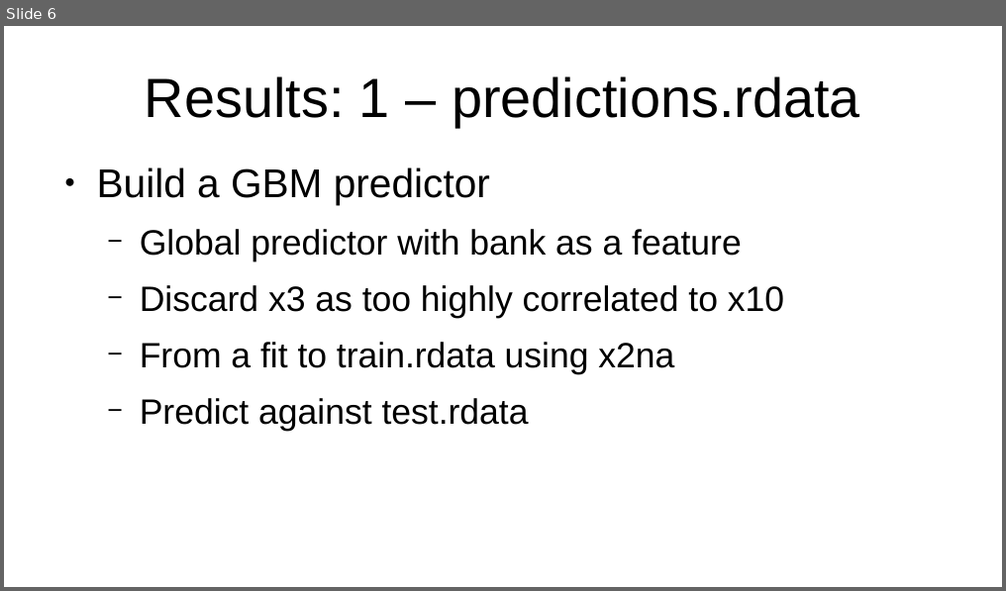
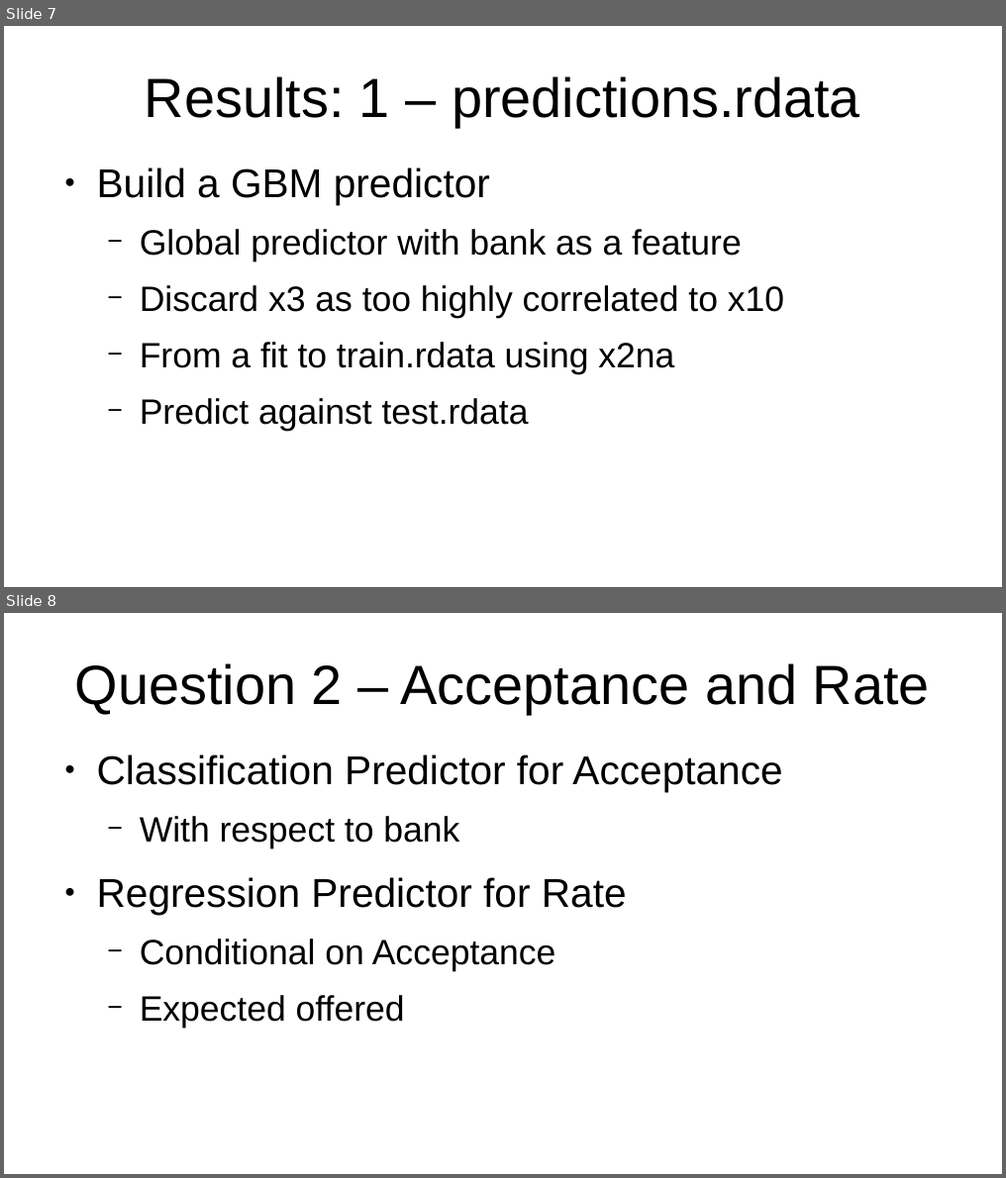
Before and after one commit to eepgwde/pyeg0, a slide deck: caret/classr1/smava00.odp. Shown one above the other, each under a label of ours: slide 6 before the commit, slides 7 and 8 after it. The pictures are 1006x591 and 1006x1178 pixels, drawn with LibreOffice and Linux fonts; fonts in the diff are those of the drawing. Boxes give left, top, right and bottom in pixels: in the first picture for what was removed or moved away, otherwise in the second. Text is boxed around its words. In the diff, an @@ line names an element or a change of style, - is before the commit and + after.

```diff
--- a/caret/classr1/smava00.odp
+++ b/caret/classr1/smava00.odp
@@ slide 8 added at box(4, 613, 1002, 1174), background #FFFFFF @@
@@ title added at box(75, 663, 930, 714), 44 pt, text #000000 @@
+Question 2 – Acceptance and Rate
@@ text added at box(97, 755, 782, 1028), 32 pt, text #000000 @@
+● Classification Predictor for Acceptance
+  − With respect to bank
+● Regression Predictor for Rate
+  − Conditional on Acceptance
+  − Expected offered
@@ what was slide 6 is now slide 7 @@
```
Also in this commit, not shown: 4 other slides added, 5 other files.
